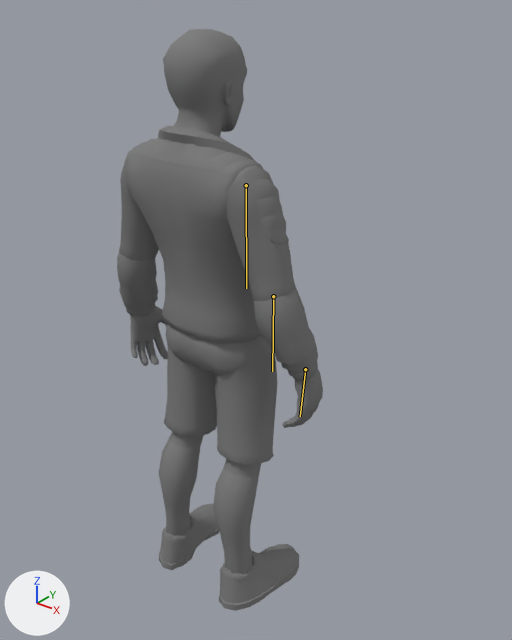
The Blender file tools/animation_rig.blend: old version first, new version second.
Before and after are seen from a 50 mm camera at (4.0, -4.39, 5.85) aimed at (0.26, 0.28, 2.95). Lighting does not change. The marker at lower left points along +X, +Y and +Z. The picture after the commit comes second. The bones that change are drawn over the model as lines.

Objects in the first picture: 'Head', 'LeftLowerArm', 'LeftLowerLeg', 'LeftUpperLeg', 'LowerTorso', 'RightFoot', 'RightHand', 'RightLowerArm', 'RightLowerLeg', 'RightUpperArm', 'RightUpperLeg', 'UpperTorso' and 3 more.
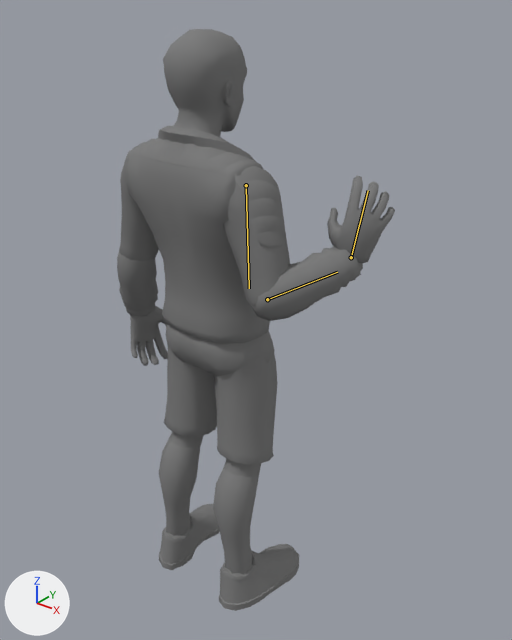
Commit message: Swing animations

The newer file adds an action. The first version stands in its rest pose; the second is drawn at frame 29 of the action 'ToolIdle'.

Pixel boxes (x1, y1, x2, y2) of what changed, in the pictures (512 x 640 px):
'RightUpperArm', posed: before (227, 165, 296, 301); after (223, 166, 290, 307)
'RightLowerArm', posed (75% wider, 19% shorter): before (254, 288, 318, 381); after (250, 246, 363, 321)
'RightHand', posed (64% wider, 48% taller): before (282, 369, 323, 428); after (327, 175, 395, 263)
bone 'RightUpperArm', root to tip: before (246, 185) to (246, 288); after (246, 185) to (249, 288)
bone 'RightLowerArm', root to tip: before (273, 296) to (272, 371); after (267, 299) to (337, 272)
bone 'RightHand', root to tip: before (305, 369) to (300, 416); after (351, 257) to (368, 190)

Edits to the bpy script that builds the scene:
```text
Change bone_rightupperarm:
    where bone_rightupperarm = bpy.data.objects['__Rig_Armature'].pose.bones['RightUpperArm']  # child of 'UpperTorso'
    bone_rightupperarm.rotation_quaternion: (1.0, 0.0, 0.0, 0.0) -> (0.984, -0.01, 0.177, 0.007)  # degrees (0, 0, 0) -> degrees (-1, 20, 1)
Change bone_rightlowerarm:
    where bone_rightlowerarm = bpy.data.objects['__Rig_Armature'].pose.bones['RightLowerArm']  # child of 'RightUpperArm'
    bone_rightlowerarm.rotation_quaternion: (1.0, 0.0, 0.0, 0.0) -> (0.667, -0.745, 0.0, 0.0)  # degrees (0, 0, 0) -> degrees (-96, 0, 0)
Change bone_righthand:
    where bone_righthand = bpy.data.objects['__Rig_Armature'].pose.bones['RightHand']  # child of 'RightLowerArm'
    bone_righthand.rotation_quaternion: (1.0, 0.0, 0.0, 0.0) -> (0.858, -0.484, -0.149, 0.084)  # degrees (0, 0, 0) -> degrees (-60, -10, 17)
```
